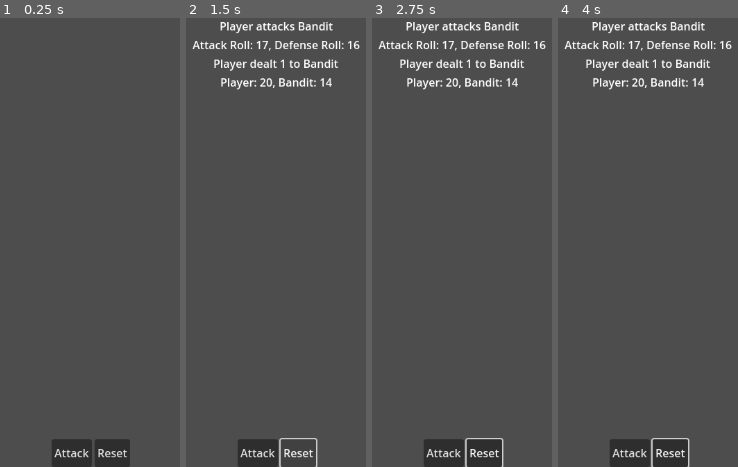
Above: before the commit, frames 1-4 (left to right).
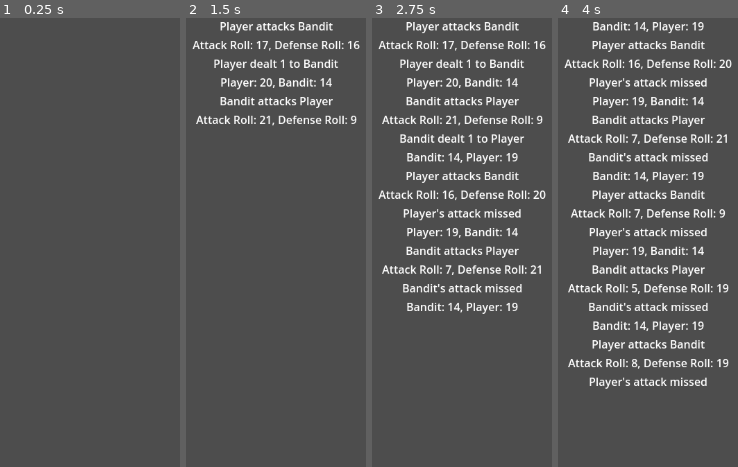
Above: after the commit, the same moments.

Repository: mabanana/sloth
Game: Godot game, scene res://main.tscn
Same seed, same stepped clock (60 frames per second), same inputs: the game is played once before the commit and once after it. Before the commit the project starts from res://Combat/scene.tscn.
Inputs (mouse positions are in pixels of both pictures, inside the frame that each line leads up to):
- Up to frame 1 (0.25 s): no input
- Up to frame 2 (1.5 s): click (258, 453) at 0.5 s, where only the run before the commit has a clickable "Attack"; click (297, 453) at 1.25 s, where only the run before the commit has a clickable "Reset"
- Up to frame 3 (2.75 s): move the mouse to (outside the picture) at 2.02 s; hold D from 2.03 s (still down); tap E at 2.1 s; click (outside the picture) at 2.17 s
- Up to frame 4 (4 s): move the mouse to (outside the picture) at 2.77 s; release D at 2.78 s; hold S 2.78-3.53 s; tap Shift at 2.85 s; click (outside the picture) at 2.92 s; tap E at 3.05, 3.8 s; move the mouse to (729, 143) at 3.52 s; hold D from 3.53 s (still down); tap Ctrl at 3.6 s; click (729, 143) at 3.67 s

The runs differ from the first frame. In frame 1, 2.4% of the frame differs, in the area x 28-73%, y 93-100%; in frame 2, 3.1%; in frame 3, 11%; in frame 4, 17%, in the area x 3-97%, y 0-100%.

Commit message:
integrated input handler to combat

Diff:
--- a/Combat/combat_scene.gd
+++ b/Combat/combat_scene.gd
@@ -10,9 +10,8 @@
 
 # Called when the node enters the scene tree for the first time.
 func _ready():
-	#main = get_parent()
+	main = get_parent()
 	init_test()
-	%Attack.pressed.connect(attack_button)
 	add_child(timer)
 	timer.wait_time = 0.08
 	timer.start()
@@ -31,8 +30,15 @@
 	id_counter += 1
 
 func _input(event):
-	#var result = main.input_handler.handle_input(event)
-	pass
+	var result: Dictionary = main.input_handler.handle_input(event)
+	if result and result.context == InputHandler.Context.key_pressed or result.context == InputHandler.Context.mouse_pressed:
+		match result["action"]:
+			InputHandler.PlayerActions.INTERACT:
+				if turn:
+					handle_attack(1, 2)
+				else:
+					handle_attack(2, 1)
+				turn = !turn
 
 func handle_attack(dealer_id, target_id):
 	var dealer: CombatCharacter = characters[dealer_id]
@@ -44,24 +50,23 @@
 
 	game_message("%s attacks %s" % [dealer.name, target.name])
 	var attack_roll = dealer.attack_roll()
-	var defense_roll = target.defense_roll()
-	game_message("Attack Roll: %s, Defense Roll: %s" % [attack_roll, defense_roll])
 	var damage_roll = dealer.damage_roll()
-	if attack_roll > defense_roll:
-		target.take_damage(dealer.damage_roll())
+
+	if not target.alive:
+		target.take_damage(damage_roll)
 		game_message("%s dealt %s to %s" % [dealer.name, damage_roll, target.name])
 	else:
-		game_message("%s's attack missed" % [dealer.name])
-	if target.hp <= 0:
-		game_message("%s has died" % [target.name])
+		var defense_roll = target.defense_roll()
+		game_message("Attack Roll: %s, Defense Roll: %s" % [attack_roll, defense_roll])
+		if attack_roll > defense_roll:
+			target.take_damage(damage_roll)
+			game_message("%s dealt %s to %s" % [dealer.name, damage_roll, target.name])
+		else:
+			game_message("%s's attack missed" % [dealer.name])
+		if target.hp <= 0:
+			game_message("%s has died" % [target.name])
+			target.alive = false
 	game_message("%s: %s, %s: %s" % [dealer.name, dealer.hp, target.name, target.hp])
-
-func attack_button():
-	if turn:
-		handle_attack(1, 2)
-	else:
-		handle_attack(2, 1)
-	turn = !turn
 
 func game_message(text):
 	print(text)
--- a/Combat/scene.tscn
+++ b/Combat/scene.tscn
@@ -25,26 +25,3 @@
 offset_right = 20.0
 offset_bottom = 40.0
 grow_horizontal = 2
-
-[node name="HBoxContainer" type="HBoxContainer" parent="CanvasLayer/Control"]
-layout_mode = 1
-anchors_preset = 7
-anchor_left = 0.5
-anchor_top = 1.0
-anchor_right = 0.5
-anchor_bottom = 1.0
-offset_left = -29.0
-offset_top = -40.0
-offset_right = 29.0
-grow_horizontal = 2
-grow_vertical = 0
-
-[node name="Attack" type="Button" parent="CanvasLayer/Control/HBoxContainer"]
-unique_name_in_owner = true
-layout_mode = 2
-text = "Attack"
-
-[node name="Reset" type="Button" parent="CanvasLayer/Control/HBoxContainer"]
-unique_name_in_owner = true
-layout_mode = 2
-text = "Reset"
--- a/Helper/input_handler.gd
+++ b/Helper/input_handler.gd
@@ -3,7 +3,7 @@
 var input_map
 
 static var DEFAULT_INPUT_MAP := {
-	MouseButton.MOUSE_BUTTON_LEFT : PlayerActions.FIRE,
+	MouseButton.MOUSE_BUTTON_LEFT : PlayerActions.INTERACT,
 	MouseButton.MOUSE_BUTTON_RIGHT : PlayerActions.ADS,
 	MouseButton.MOUSE_BUTTON_WHEEL_UP : PlayerActions.NEXT_WEAPON,
 	MouseButton.MOUSE_BUTTON_WHEEL_DOWN : PlayerActions.PREV_WEAPON,
@@ -11,7 +11,7 @@
 	Key.KEY_A : PlayerActions.MOVE_LEFT,
 	Key.KEY_S : PlayerActions.MOVE_BACKWARD,
 	Key.KEY_D : PlayerActions.MOVE_RIGHT,
-	Key.KEY_SPACE : PlayerActions.JUMP,
+	Key.KEY_SPACE : PlayerActions.INTERACT,
 	Key.KEY_SHIFT : PlayerActions.SPRINT,
 	Key.KEY_CTRL : PlayerActions.CROUCH,
 	Key.KEY_E : PlayerActions.INTERACT,
@@ -28,6 +28,7 @@
 	Key.KEY_V : PlayerActions.NEXT_WEAPON,
 	Key.KEY_X : PlayerActions.PREV_WEAPON,
 	Key.KEY_P : PlayerActions.TOGGLE_GUN_PREVIEW,
+	Key.KEY_ENTER: PlayerActions.INTERACT,
 }
 
 # Enum for potential player actions
@@ -59,9 +60,11 @@
 }
 
 enum Context {
-	event_input_pressed,
-	event_input_released,
-	event_mouse_moved,
+	key_pressed,
+	key_released,
+	mouse_pressed,
+	mouse_released,
+	mouse_moved,
 	mouse_capture_toggled,
 }
 
@@ -70,12 +73,12 @@
 
 func handle_input(event: InputEvent) -> Dictionary:
 	var result = {}
-	if event is InputEventMouseButton and event.button_index in input_map and Input.mouse_mode == Input.MouseMode.MOUSE_MODE_CAPTURED:
+	if event is InputEventMouseButton and event.button_index in input_map:
 		var context
 		if event.is_pressed() and !event.is_echo():
-			context = Context.event_input_pressed
+			context = Context.mouse_pressed
 		elif event.is_released():
-			context = Context.event_input_released
+			context = Context.mouse_released
 		else:
 			print("ERROR: event mouse button that is neither pressed nor released detected")
 			return {}
@@ -87,12 +90,12 @@
 	elif event is InputEventKey and event.keycode in input_map:
 		var context
 		if event.is_pressed() and !event.is_echo():
-			context = Context.event_input_pressed
+			context = Context.key_pressed
 		elif event.is_echo():
 			# print("echo press event")
 			return {}
 		elif event.is_released():
-			context = Context.event_input_released
+			context = Context.key_released
 		else:
 			print("ERROR: event key press that is neither pressed nor released detected")
 			return {}
@@ -103,7 +106,7 @@
 			}
 	elif event is InputEventMouseMotion:
 		return  {
-			"context": Context.event_mouse_moved,
+			"context": Context.mouse_moved,
 			"relative": event.relative
 			}
 	else:
--- a/main.gd
+++ b/main.gd
@@ -2,10 +2,13 @@
 class_name Main
 
 var input_handler: InputHandler = InputHandler.new()
+var current_scene: Node2D
 
 # Called when the node enters the scene tree for the first time.
 func _ready():
-	pass # Replace with function body.
+	current_scene = load("res://Combat/scene.tscn").instantiate()
+	add_child(current_scene)
+
 
 
 # Called every frame. 'delta' is the elapsed time since the previous frame.
--- a/project.godot
+++ b/project.godot
@@ -11,7 +11,7 @@
 [application]
 
 config/name="Sloth"
-run/main_scene="res://Combat/scene.tscn"
+run/main_scene="res://main.tscn"
 config/features=PackedStringArray("4.3", "Mobile")
 config/icon="res://icon.svg"
 
